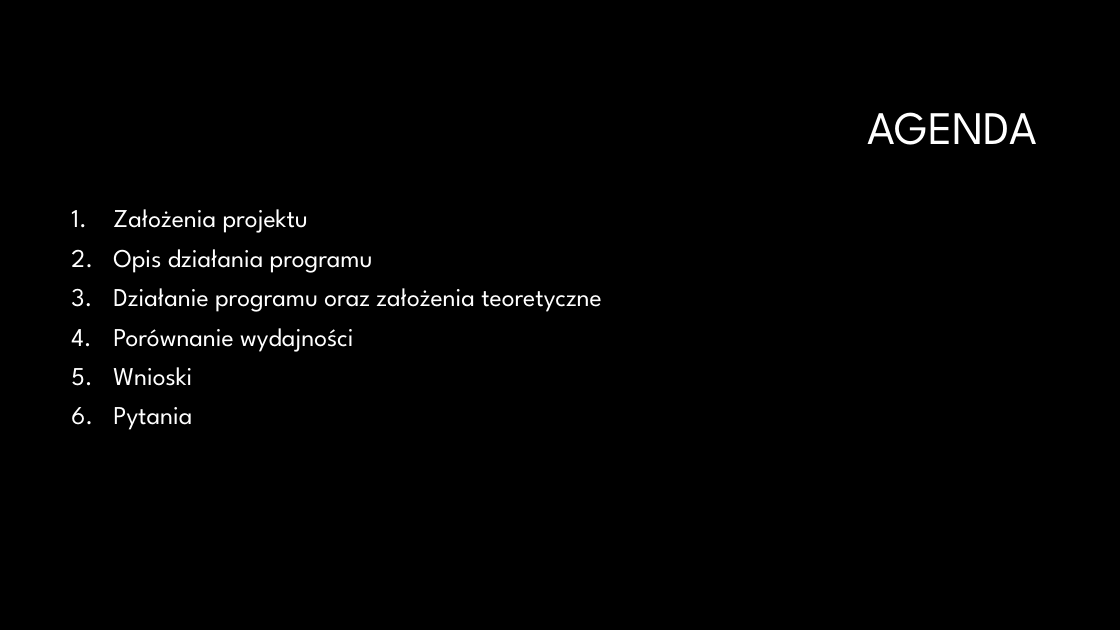
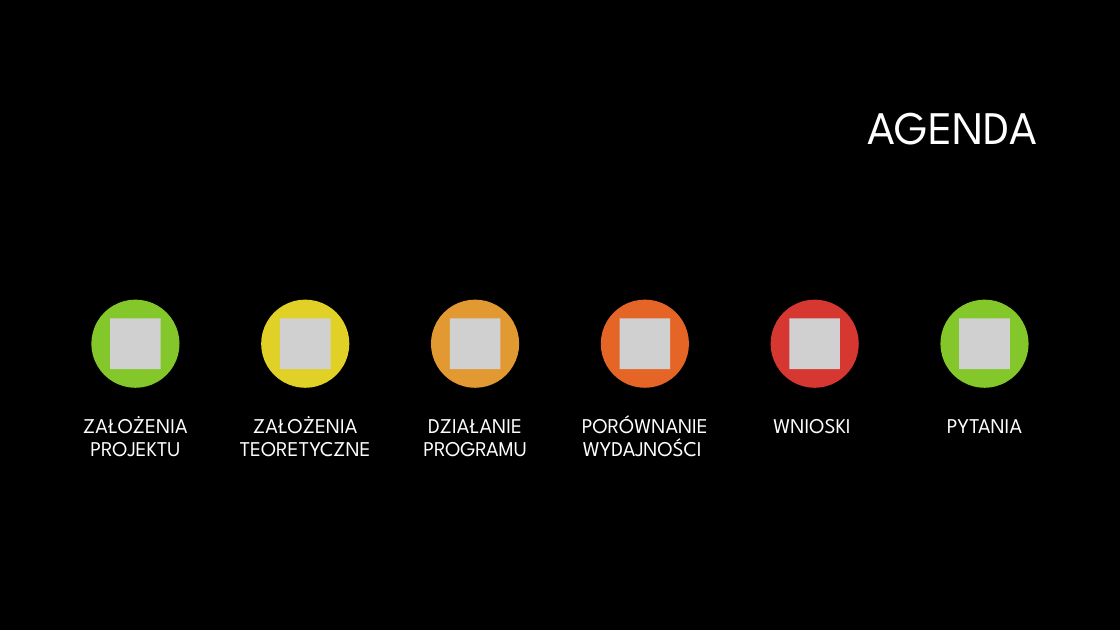
Before and after one commit to paulinaurbas/JAProjekt, a slide deck: slide 2 of Negatyw.pptx. Drawn at 1120x630 pixels with LibreOffice and Linux fonts; fonts in the diff are those of the drawing; grey boxes stand for pictures; background and template pictures are left out. Boxes give left, top, right and bottom in pixels: in the first picture for what was removed or moved away, otherwise in the second. Text is boxed around its words. In the diff, an @@ line names an element or a change of style, - is before the commit and + after.

```diff
--- a/Negatyw.pptx
+++ b/Negatyw.pptx
@@ text removed at <box>113,209,602,430</box> @@
-1. Założenia projektu
-2. Opis działania programu
-3. Działanie programu oraz założenia teoretyczne
-4. Porównanie wydajności
-5. Wnioski
-6. Pytania
@@ group added at <box>83,300,1029,457</box>: 6 ellipses, 6 pictures, 6 texts @@
+ZAŁOŻENIA PROJEKTU
+ZAŁOŻENIA TEORETYCZNE
+DZIAŁANIE PROGRAMU
+PORÓWNANIE WYDAJNOŚCI
+WNIOSKI
+PYTANIA
```
Also in this commit, not shown: 5 other slides changed, 2 slides added, 7 other files.
